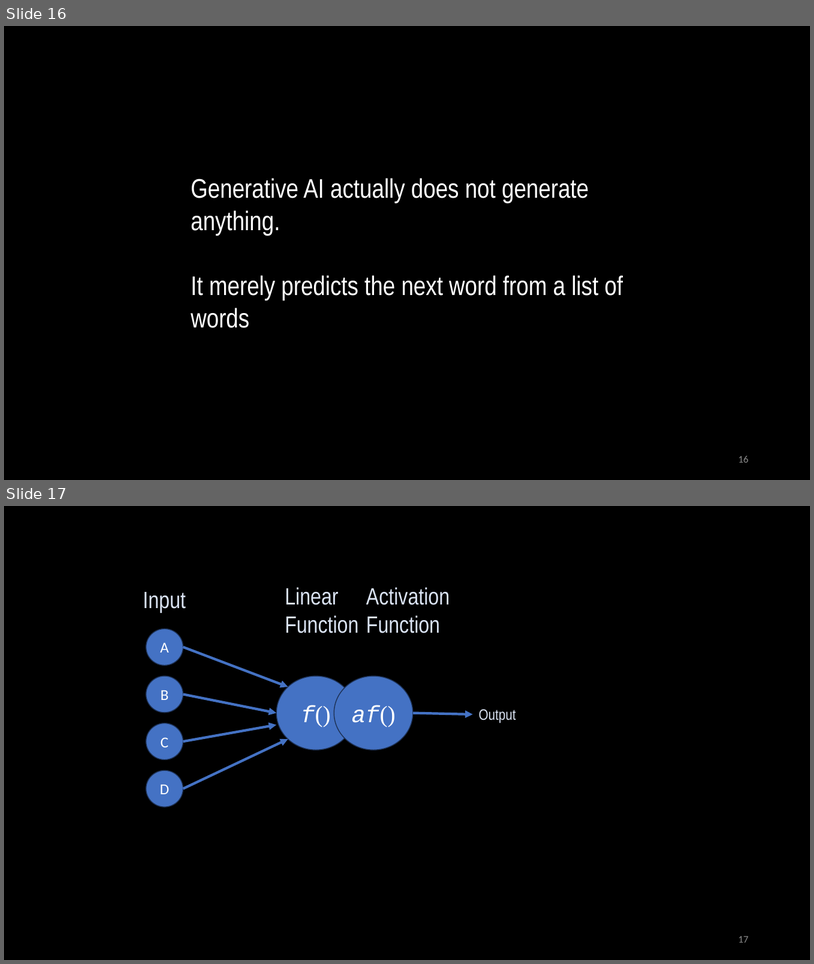
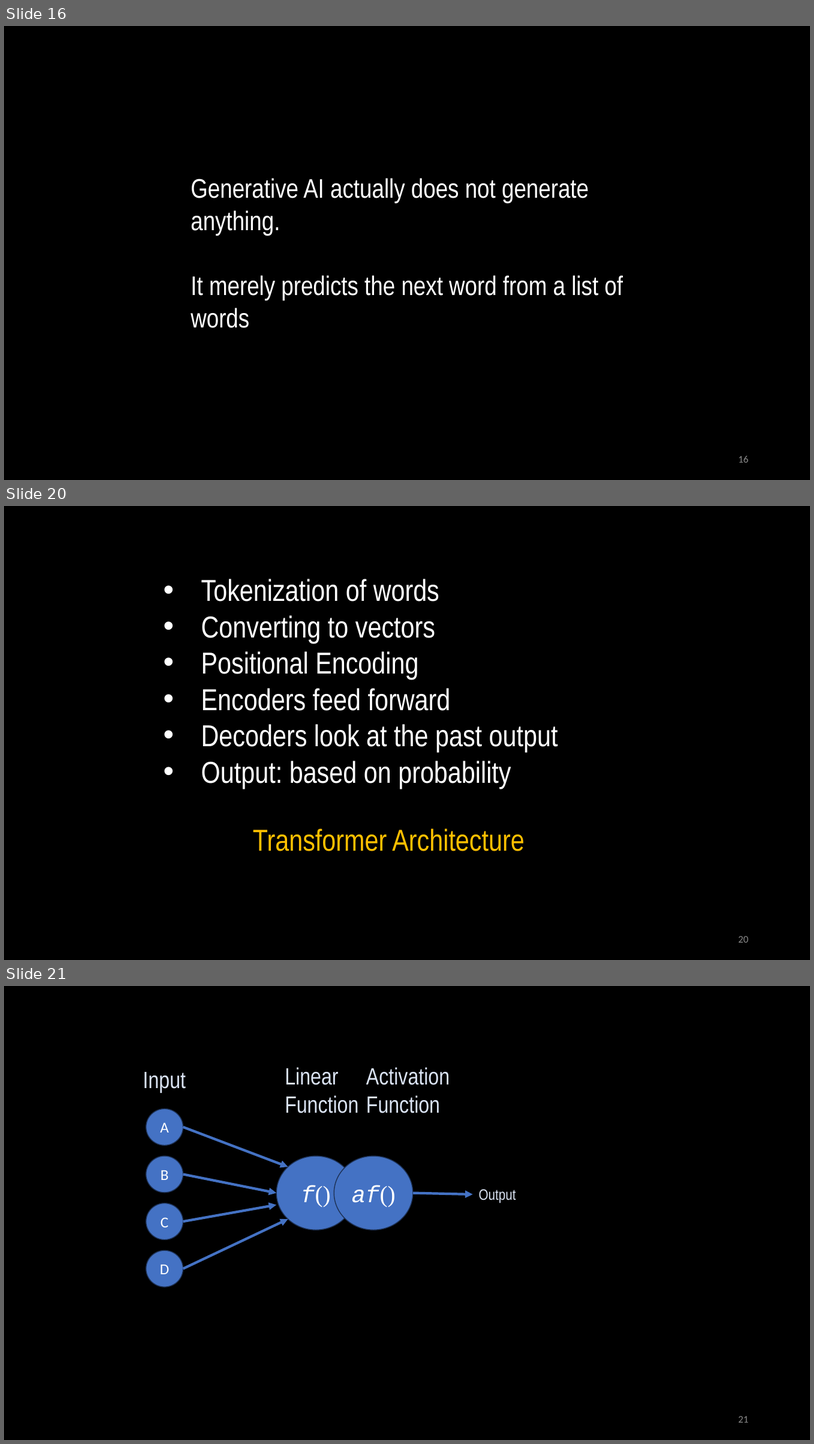
Before and after one commit to arupnanda/noug-llama-with-rag, a slide deck: GenAI from Beginner to Advanced.pptx. Shown one above the other, each under a label of ours: slides 16 and 17 before the commit, slides 16, 20 and 21 after it; the slides between them are not shown. The pictures are 814x964 and 814x1444 pixels, drawn with LibreOffice and Linux fonts; fonts in the diff are those of the drawing. Boxes give left, top, right and bottom in pixels: in the first picture for what was removed or moved away, otherwise in the second. Text is boxed around its words. In the diff, an @@ line names an element or a change of style, - is before the commit and + after.

```diff
--- a/GenAI from Beginner to Advanced.pptx
+++ b/GenAI from Beginner to Advanced.pptx
@@ slide 20 added at bbox=[4, 506, 810, 960], background #000000 @@
@@ text added at bbox=[201, 579, 558, 789], 36 pt, text #FFFFFF @@
+• Tokenization of words
+• Converting to vectors
+• Positional Encoding
+• Encoders feed forward
+• Decoders look at the past output
+• Output: based on probability
@@ text added at bbox=[253, 828, 524, 851], 36 pt, text #FFC000 @@
+Transformer Architecture
@@ page number added at bbox=[738, 936, 749, 942], 12 pt, text #8C8C8C @@
+20
@@ what was slide 17 is now slide 21 @@
@@ page number at bbox=[738, 1416, 749, 1422]: text changed @@
-17
+21
```
Also in this commit, not shown: 3 other slides added.
